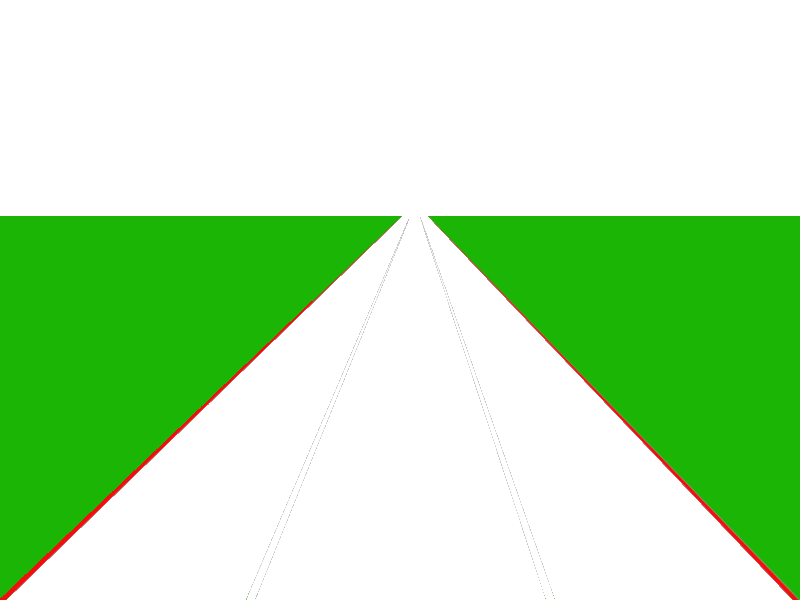
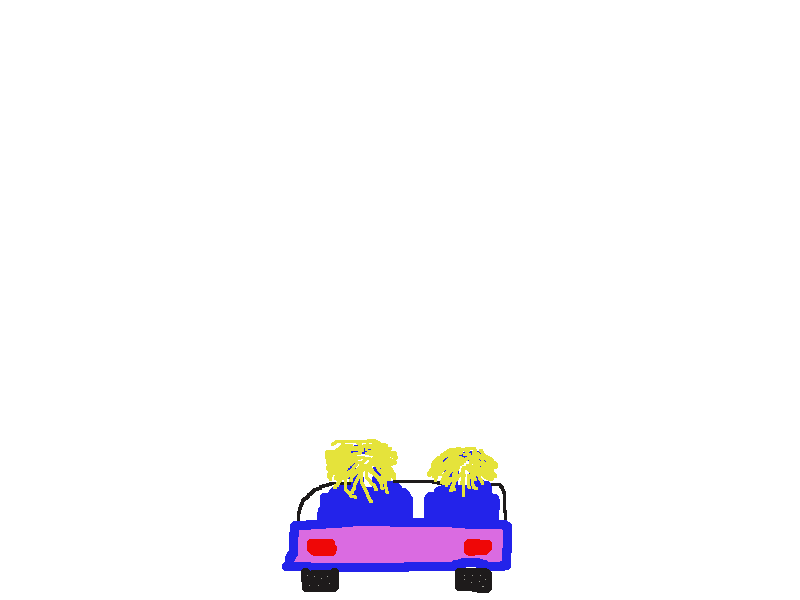
Revision of a layered 800 x 600 image; what changed, layer by layer:
added layer "Lager #4" above "Lager #5" over [282, 439, 512, 593]
added layer "Lager #5" above "Lager #3" over [282, 439, 512, 593]
hid "Bakgrund-kopia #1" over [0, 216, 800, 600]
hid "Lager #1" over [0, 216, 800, 600]
